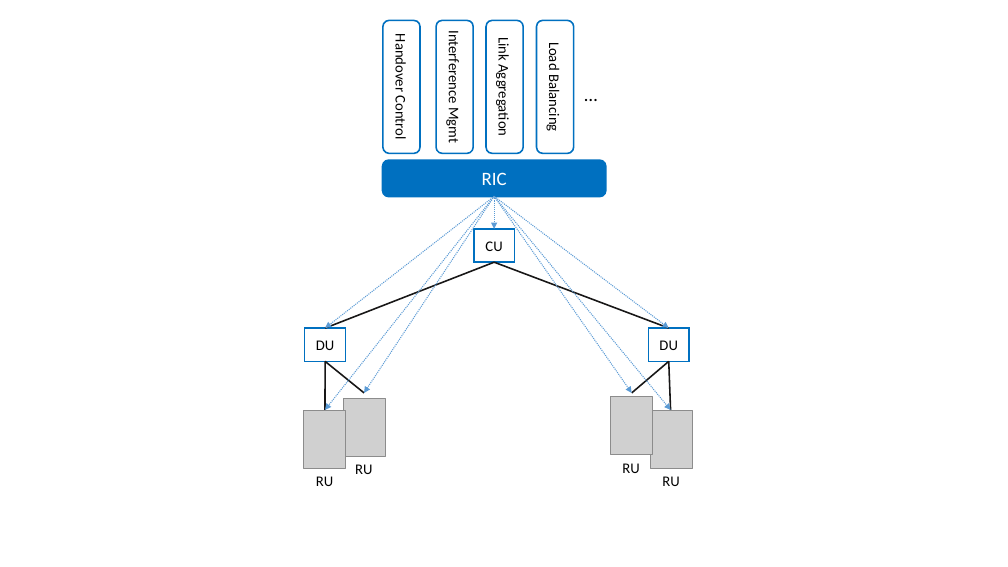
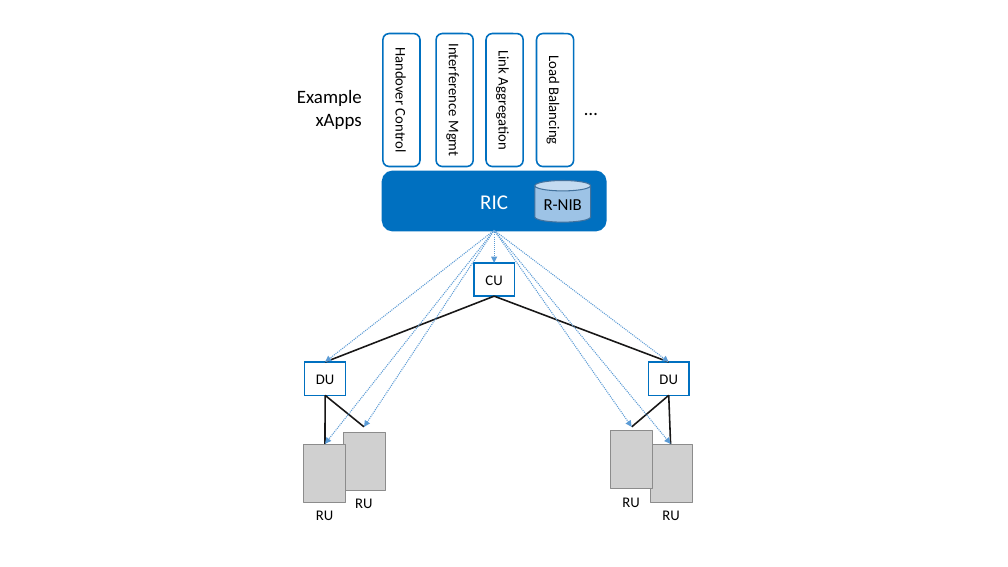
Before and after one commit to SystemsApproach/private5g, a slide deck: slide 5 of figures/sdn/figures.pptx. Drawn at 1008x567 pixels with LibreOffice and Linux fonts; fonts in the diff are those of the drawing; grey boxes stand for pictures. Boxes give left, top, right and bottom in pixels: in the first picture for what was removed or moved away, otherwise in the second. Text is boxed around its words. In the diff, an @@ line names an element or a change of style, - is before the commit and + after.

```diff
--- a/figures/sdn/figures.pptx
+++ b/figures/sdn/figures.pptx
@@ text added at (297,90,362,129), 18 pt, text #000000 @@
+Example
+xApps
@@ 4 rounded rectangles, 1 text: place and size @@
-4 rounded rectangles, 1 text at (383,20,606,153)
+4 rounded rectangles, 1 text at (383,34,606,167)
@@ rounded rectangle "RIC": place and size @@
-rounded rectangle "RIC" at (383,160,605,196)
+rounded rectangle "RIC" at (383,172,605,231)
@@ rounded rectangle "RIC" at (383,172,605,231): size 18 to 20 pt @@
@@ cylinder added at (535,181,591,222), fill #9DC3E6, outline #43739E 1 pt, 16 pt, text #000000 @@
+R-NIB
@@ 7 arrows, 6 lines, 4 pictures, 4 texts, 3 rectangles: place and size @@
-7 arrows, 6 lines, 4 pictures, 4 texts, 3 rectangles at (304,197,693,486)
+7 arrows, 6 lines, 4 pictures, 4 texts, 3 rectangles at (304,231,693,520)
```
Also in this commit, not shown: 1 other slide changed, 3 other files.
